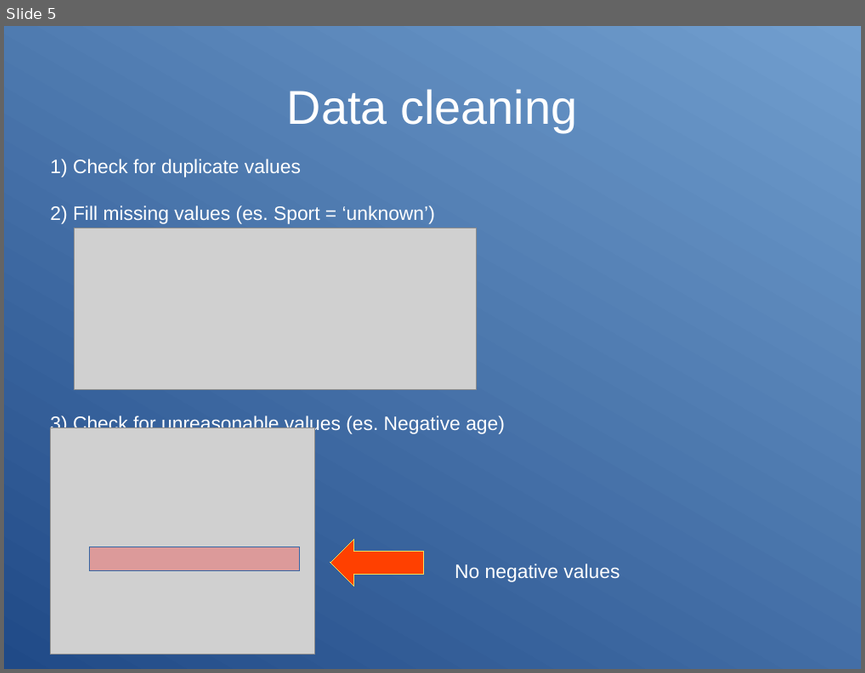
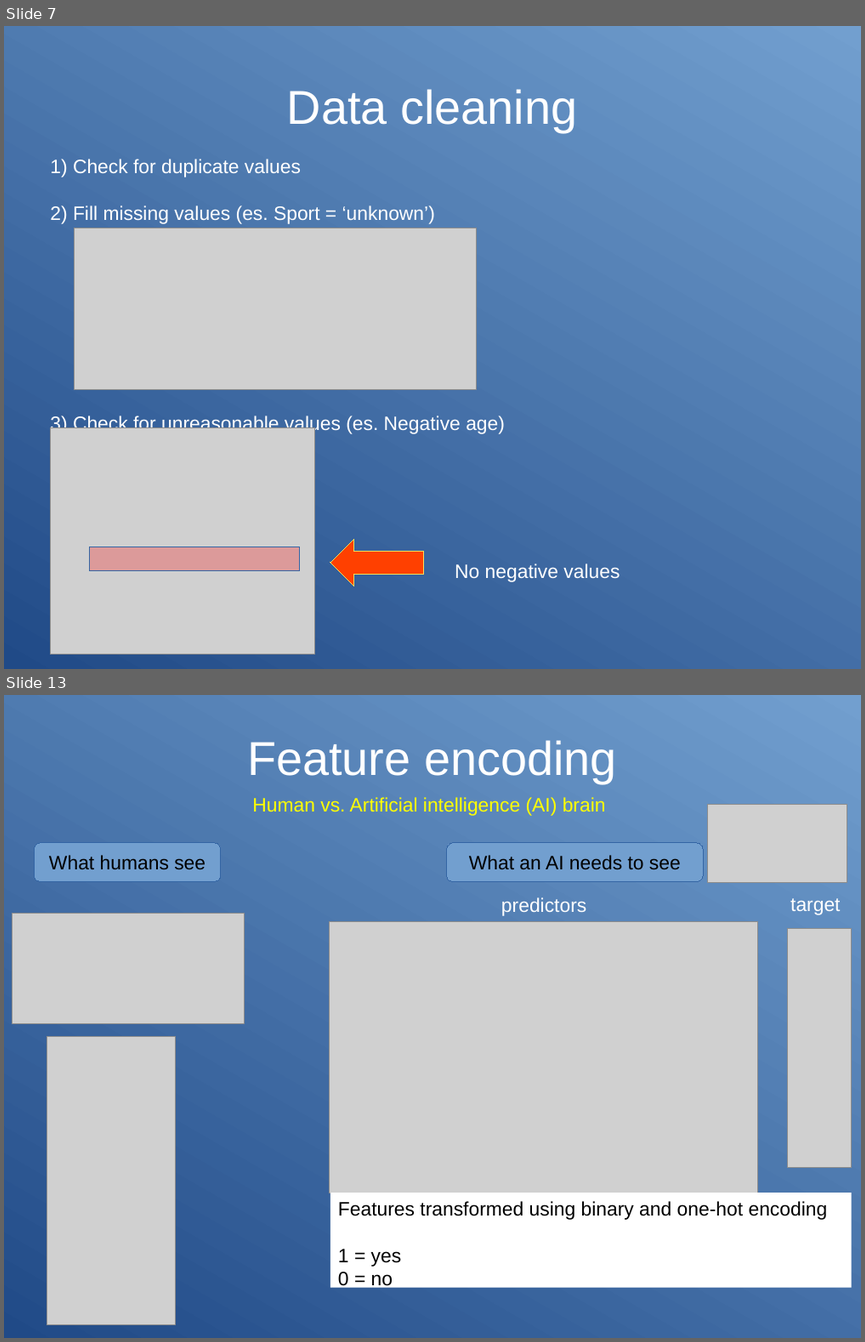
Before and after one commit to opsabarsec/mailings_response_prediction, a slide deck: documents/presentation.odp. Shown one above the other, each under a label of ours: slide 5 before the commit, slides 7 and 13 after it; the slides between them are not shown. The pictures are 865x673 and 865x1342 pixels, drawn with LibreOffice and Linux fonts; fonts in the diff are those of the drawing; grey boxes stand for pictures. Boxes give left, top, right and bottom in pixels: in the first picture for what was removed or moved away, otherwise in the second. Text is boxed around its words. In the diff, an @@ line names an element or a change of style, - is before the commit and + after.

```diff
--- a/documents/presentation.odp
+++ b/documents/presentation.odp
@@ slide 13 added at (4, 695, 861, 1338), background gradient #204A87 to #729FCF @@
@@ title added at (247, 740, 617, 783), 44 pt, text #FFFFFF @@
+Feature encoding
@@ text added at (252, 797, 606, 816), 18 pt, text #FFFF00 @@
+Human vs. Artificial intelligence (AI) brain
@@ picture added at (708, 804, 847, 882) @@
@@ rounded rectangle added at (35, 843, 221, 882), fill #729FCF, outline #3465A4 0 pt, 18 pt, text #000000 @@
+What humans see
@@ rounded rectangle added at (446, 843, 703, 882), fill #729FCF, outline #3465A4 0 pt, 18 pt, text #000000 @@
+What an AI needs to see
@@ text added at (501, 897, 586, 916), 18 pt, text #FFFFFF @@
+predictors
@@ text added at (790, 898, 840, 915), 18 pt, text #FFFFFF @@
+target
@@ picture added at (12, 913, 245, 1023) @@
@@ picture added at (330, 921, 758, 1192) @@
@@ picture added at (788, 928, 851, 1167) @@
@@ picture added at (46, 1037, 175, 1325) @@
@@ rectangle added at (330, 1192, 851, 1287), fill #FFFFFF, 18 pt, text #000000 @@
+Features transformed using binary and one-hot encoding
+1 = yes
+0 = no
@@ what was slide 5 is now slide 7 @@
```
Also in this commit, not shown: 5 slides changed, 15 other slides added, 12 slides removed, 9 other files.
